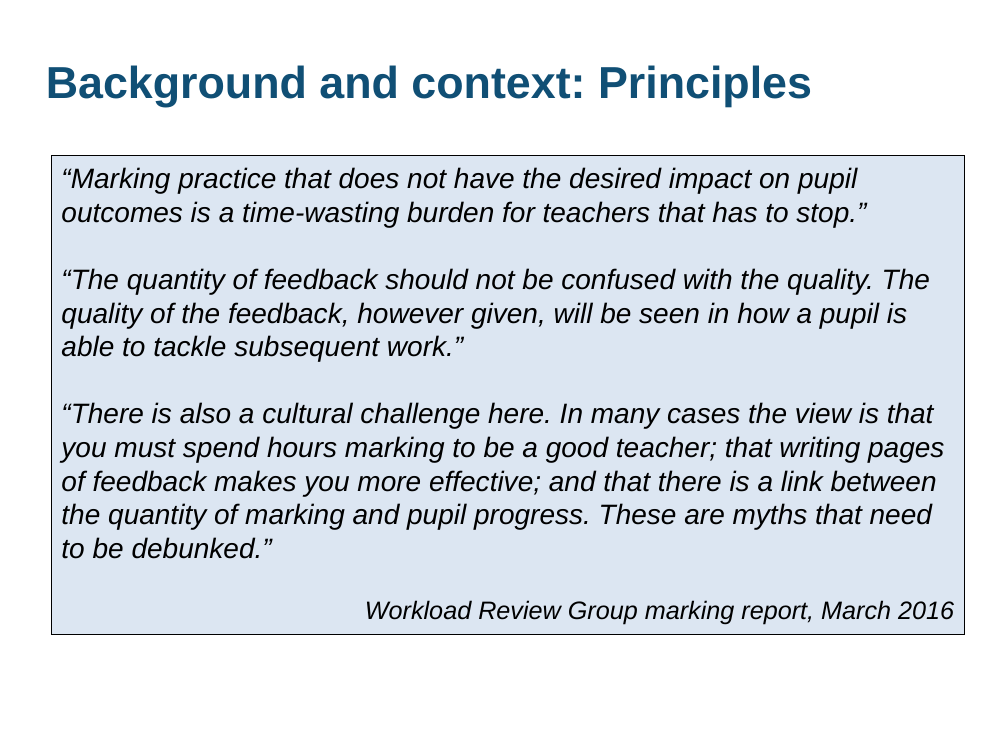
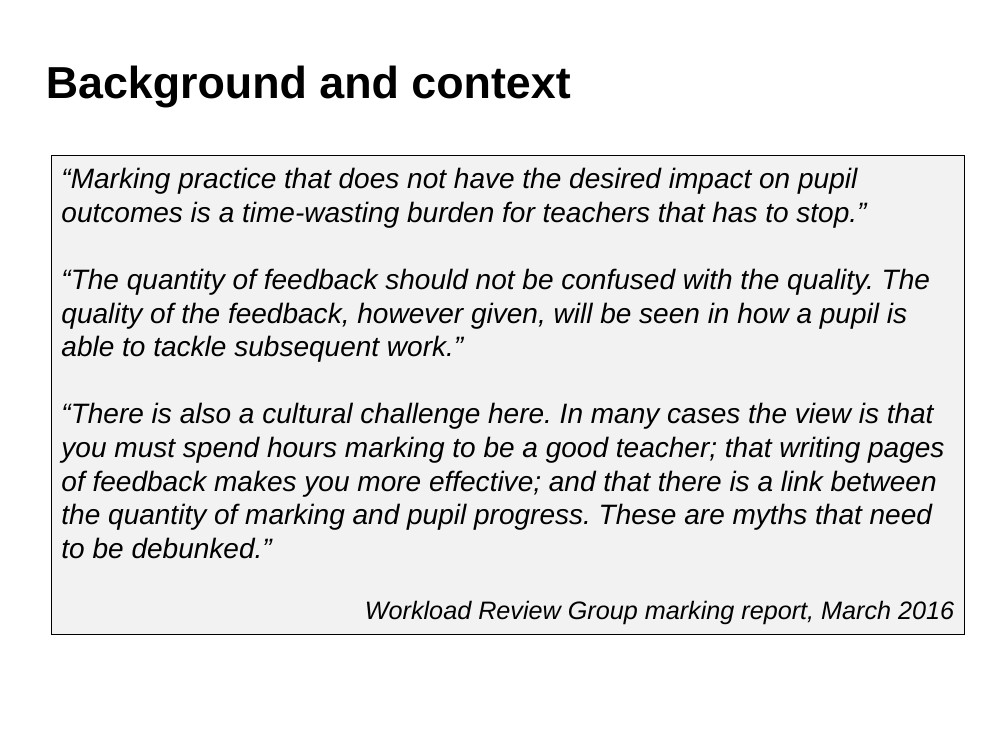
Before and after one commit to DFE-Digital/improve-workload-and-wellbeing-for-school-staff, a slide deck: slide 2 of content/assets/files/Review and streamline feedback and marking.odp. Drawn at 1008x756 pixels with LibreOffice and Linux fonts; fonts in the diff are those of the drawing. Boxes give left, top, right and bottom in pixels: in the first picture for what was removed or moved away, otherwise in the second. Text is boxed around its words. In the diff, an @@ line names an element or a change of style, - is before the commit and + after.

```diff
--- a/content/assets/files/Review and streamline feedback and marking.odp
+++ b/content/assets/files/Review and streamline feedback and marking.odp
@@ title at <box>46,65,570,107</box>: text changed; text colour #104F75 to #000000 @@
-Background and context: Principles
+Background and context
@@ rectangle "“Marking practice that does not ..." at <box>51,155,965,634</box>: fill #DCE6F2 to #F2F2F2 @@
```
Also in this commit, not shown: 6 other slides changed, 45 other files.
